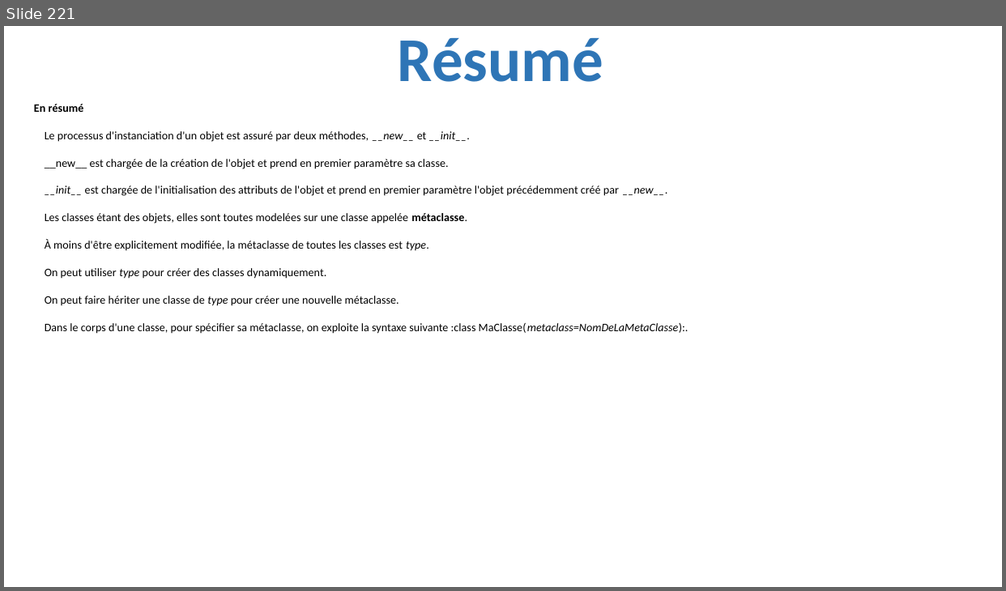
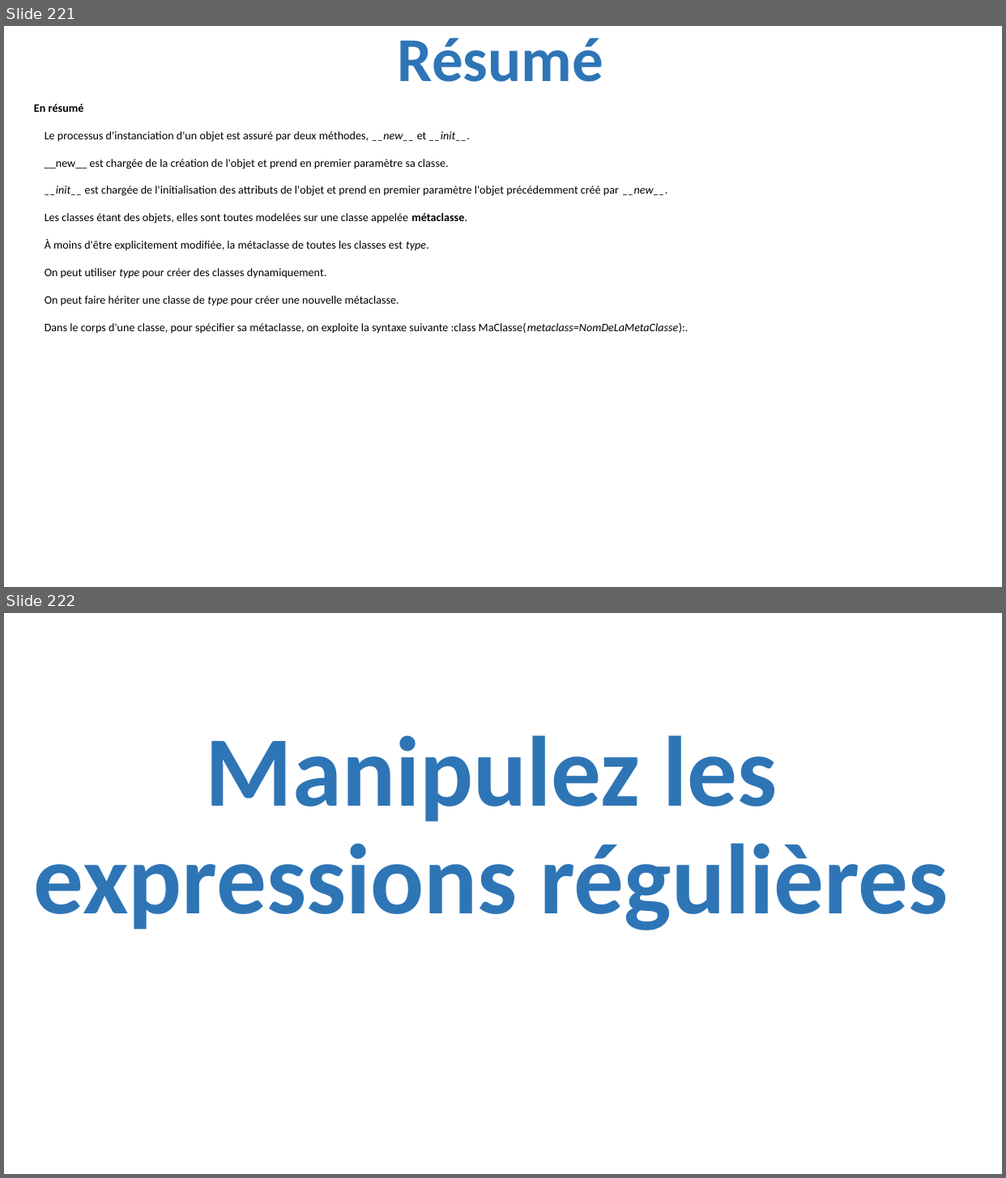
Before and after one commit to julienPalleau/PythonDoc, a slide deck: Python-resume.pptx. Shown one above the other, each under a label of ours: slide 221 before the commit, slides 221 and 222 after it. The pictures are 1006x591 and 1006x1178 pixels, drawn with LibreOffice and Linux fonts; fonts in the diff are those of the drawing. Boxes give left, top, right and bottom in pixels: in the first picture for what was removed or moved away, otherwise in the second. Text is boxed around its words. In the diff, an @@ line names an element or a change of style, - is before the commit and + after.

Commit message:
Manipulez les expressions regulieres

```diff
--- a/Python-resume.pptx
+++ b/Python-resume.pptx
@@ slide 222 added at (4, 613, 1002, 1174), background #FFFFFF @@
@@ title added at (34, 735, 948, 931), 96 pt, text #2E75B6, bold @@
+Manipulez les expressions régulières
```
Also in this commit, not shown: 5 other slides added.
